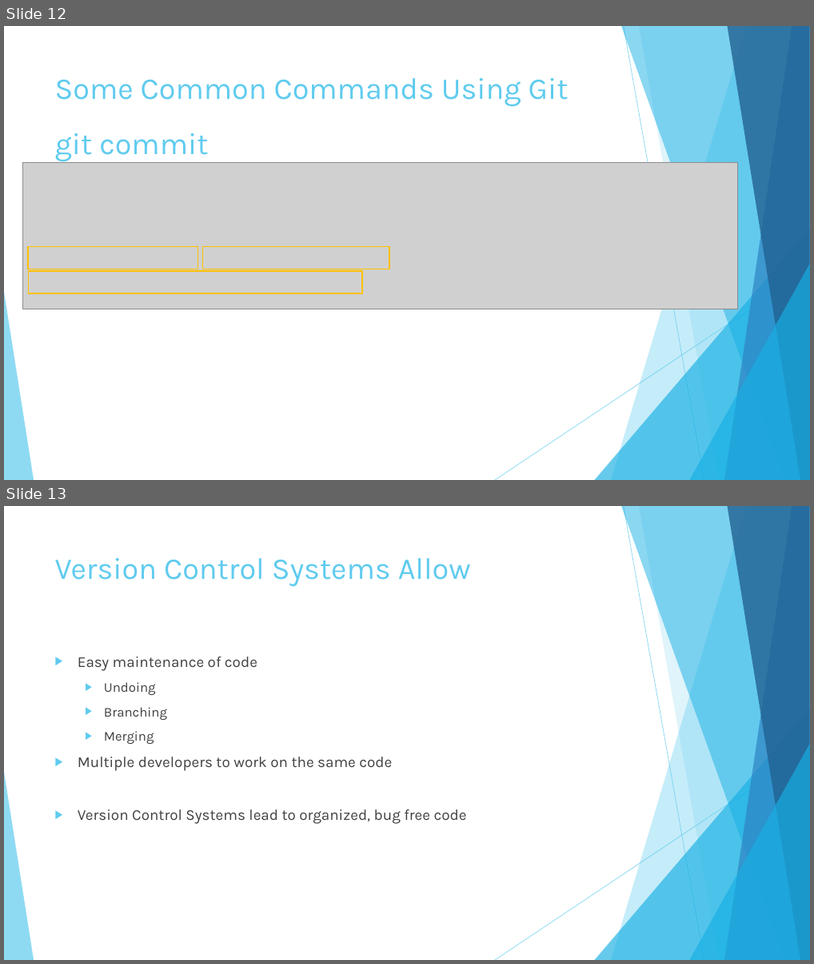
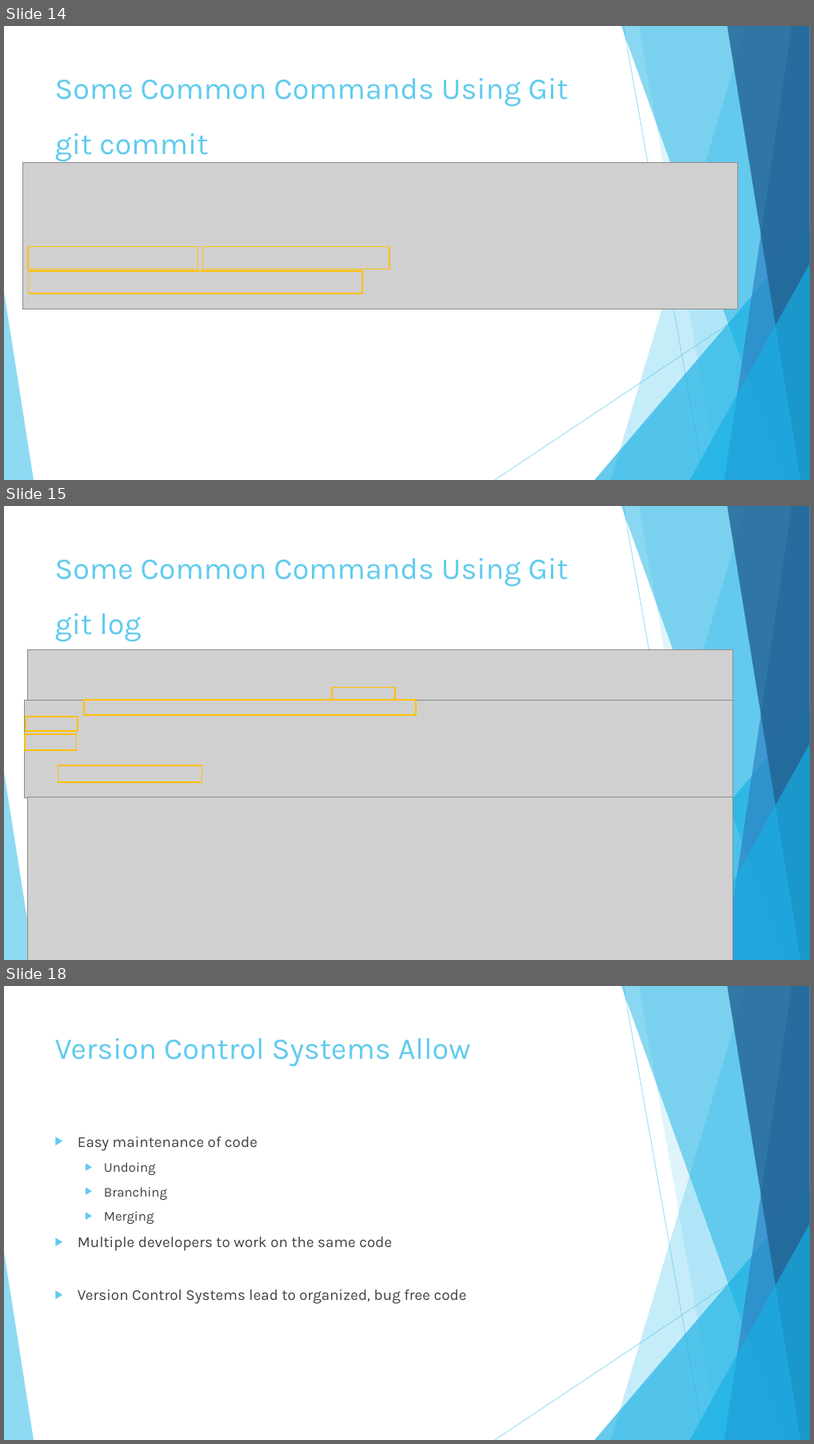
Before and after one commit to elishevastrauss1/VersionControl, a slide deck: Version Control Presentation.pptx. Shown one above the other, each under a label of ours: slides 12 and 13 before the commit, slides 14, 15 and 18 after it; the slides between them are not shown. The pictures are 814x964 and 814x1444 pixels, drawn with LibreOffice and Linux fonts; fonts in the diff are those of the drawing; grey boxes stand for pictures. Boxes give left, top, right and bottom in pixels: in the first picture for what was removed or moved away, otherwise in the second. Text is boxed around its words. In the diff, an @@ line names an element or a change of style, - is before the commit and + after.

```diff
--- a/Version Control Presentation.pptx
+++ b/Version Control Presentation.pptx
@@ slide 15 added at <box>4,506,810,960</box>, background #FFFFFF; not listed: 10 template elements that a slide beside it also shows @@
@@ title added at <box>55,558,569,587</box>, 36 pt, text #5FCBEF @@
+Some Common Commands Using Git
@@ text added at <box>55,613,142,642</box>, 36 pt, text #5FCBEF @@
+git log
@@ picture added at <box>27,650,733,703</box> @@
@@ rectangle added at <box>333,687,395,700</box>, outline #FFC000 1.5 pt @@
@@ picture added at <box>25,700,734,797</box> @@
@@ rectangle added at <box>26,716,78,731</box>, outline #FFC000 1.5 pt @@
@@ rectangle added at <box>84,700,416,715</box>, outline #FFC000 1.5 pt @@
@@ rectangle added at <box>25,734,77,750</box>, outline #FFC000 1.5 pt @@
@@ rectangle added at <box>58,765,202,782</box>, outline #FFC000 1.5 pt @@
@@ picture added at <box>27,797,733,960</box> @@
@@ what was slide 12 is now slide 14 @@
@@ what was slide 13 is now slide 18 @@
```
Also in this commit, not shown: 2 slides changed, 4 other slides added, 1 other file.
